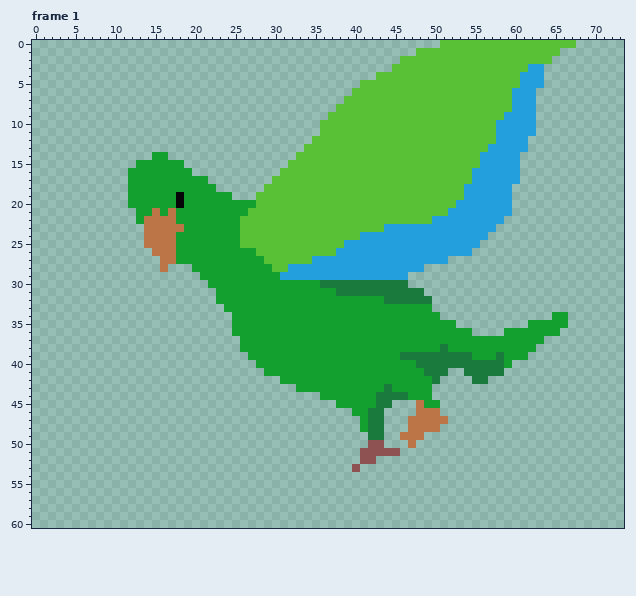
A pixel-art file gets an edit: assets/sprites/P3_fly-draft.aseprite. The picture above was drawn from the file before the commit.
74x61 pixels, 2 frames. Shown: frame 1. The commit also changed other frames, which this record leaves out.
New version:
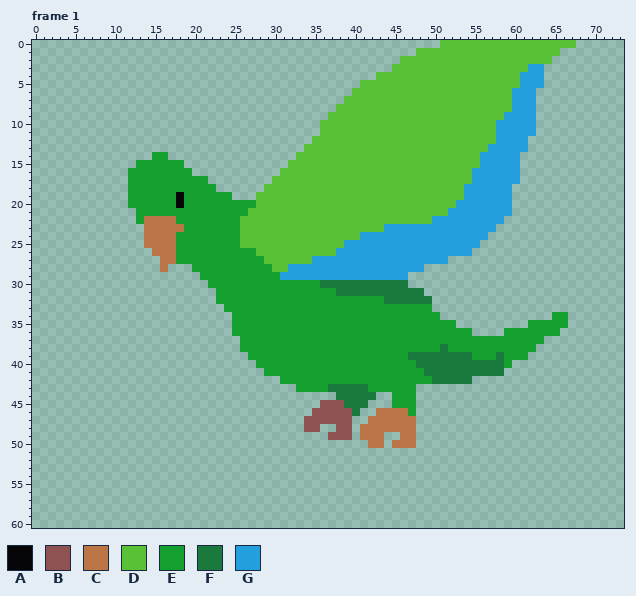
Palette (. is transparent): A #060608  B #8e5252  C #bb7547  D #59c135  E #14a02e  F #1a7a3e  G #249fde
The exact change:
--- frame 1, layer "Layer 1"
@@ x 13..19 @@
 20 EEEEEAE
-21 EECECEE
+21 EEEEEEE
 22 ECCCCEE
@@ x 32..58 @@
 38 EEEEEEEEEEEEEEEEEEEFEEEEEEE
-39 EEEEEEEEEEEEEEFFFFFFFFFEEEF
+39 EEEEEEEEEEEEEEEFFFFFFFFEEEF
 40 EEEEEEEEEEEEEEEEFFFFFFFFFFF
-41 EEEEEEEEEEEEEEEEEFFF..FFFFF
-42 EEEEEEEEEEEEEEEEEEF....FF..
-43 .EEEEEEEEEEEFEEEEE.........
-44 ....EEEEEEEFFFFEEE.........
-45 ......EEEEEFF...CEE........
-46 ........EEFF....CCC........
-47 .........EFF...CCCCC.......
-48 .........EFF...CCCC........
-49 ..........FF..CCC..........
-50 ..........BB...C...........
-51 .........BBBBB.............
-52 .........BB................
-53 ........B..................
+41 EEEEEEEEEEEEEEEEEFFFFFFFFFF
+42 EEEEEEEEEEEEEEEEEEFFFFF....
+43 .EEEEFFFFFEEEEEE...........
+44 ......FFFFF..EEE...........
+45 ....BBBFFF...EEE...........
+46 ...BBBBBF..CCCCE...........
+47 ..BBBBBB..CCCCCC...........
+48 ..BB..BB.CCCCCCC...........
+49 .....BBB.CCC..CC...........
+50 ..........CC.CCC...........
+51 ...........................
+52 ...........................
+53 ...........................
 54 ...........................
Changed places in both pictures, as pixel boxes (x1, y1, x2, y2):
changed: (152, 208, 176, 216)
changed: (304, 352, 488, 472)
